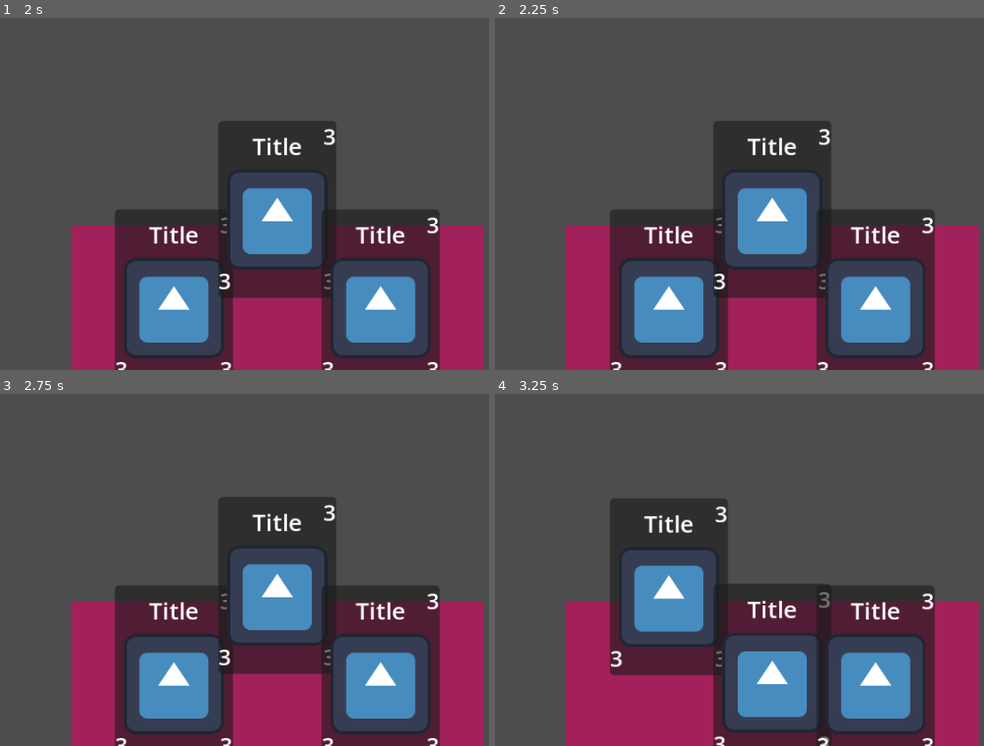
Above: before the commit, frames 1-4 (two rows, left to right).
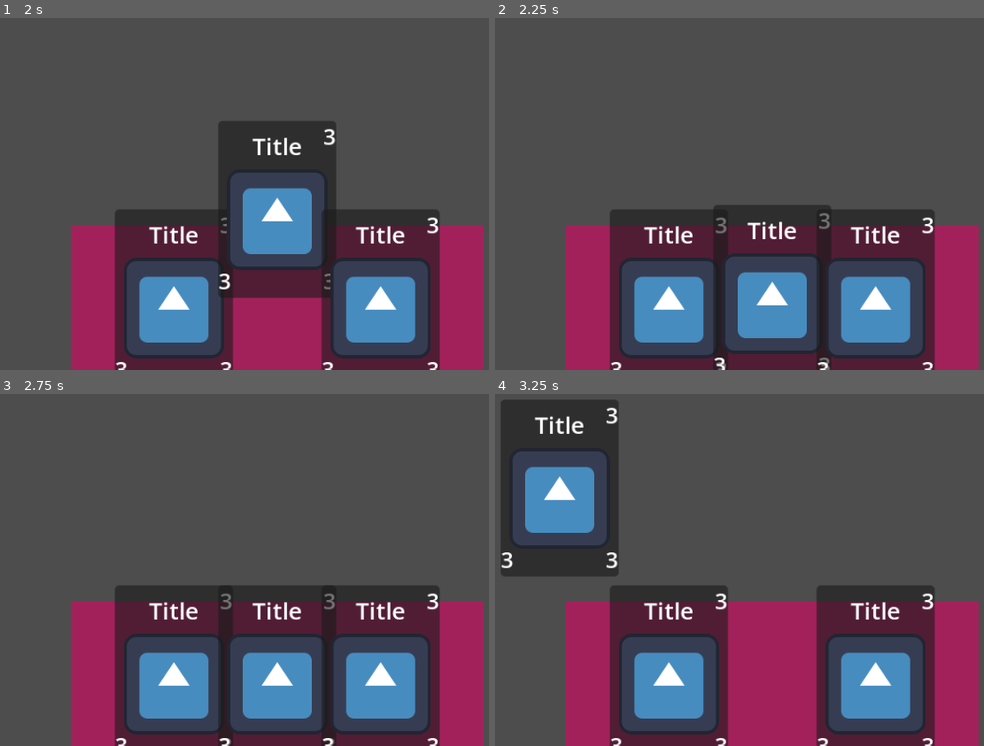
Above: after the commit, the same moments.

Repository: MrBSmith/TutoCardGame
Game: Godot game, scene res://Scenes/hand/Hand.tscn
Two runs of this game, one before a commit and one after it. Both use one fixed random seed, a clock stepped at 60 frames per second and the inputs below. The project has no main scene, so this scene is started directly. The engine's default icon, where the game draws it, is replaced by a stand-in: a white triangle on a blue panel in a dark square.
Inputs (mouse positions are in pixels of both pictures, inside the frame that each line leads up to):
- Up to frame 1 (2 s): move the mouse to (435, 151) at 0.52 s; click (435, 151) at 0.67 s; tap Enter at 1.25 s; drag from (136, 190) to (239, 250) at 1.27 s
- Up to frame 2 (2.25 s): move the mouse to (842, 84) at 2.02 s; click (842, 84) at 2.17 s
- Up to frame 3 (2.75 s): no input
- Up to frame 4 (3.25 s): tap Space at 2.75 s; drag from (734, 626) to (558, 489) at 2.77 s

Frame 1 is identical in both runs. In frame 2, 14% of the frame differs, in the area x 44-69%, y 29-100%; in frame 3, 14%; in frame 4, 33%, in the area x 1-69%, y 1-100%.

Commit message:
Drag & drop

Diff:
--- a/Scenes/card/card.gd
+++ b/Scenes/card/card.gd
@@ -1,20 +1,46 @@
 extends Control
 class_name Card
 
+enum STATE {
+	IN_HAND,
+	DRAG,
+	ON_BOARD,
+}
+
 @export_range(0.0, 200.0) var hovered_offset = 60.0
 @onready var pivot: Control = $Pivot
+@onready var panel : Panel = %Panel
+@export var state : STATE = STATE.IN_HAND
 
 var hovered := false
 
-
-func _process(delta: float) -> void:
-	var dest = -hovered_offset if hovered else 0.0
-	pivot.position.y = lerp(pivot.position.y, dest, 0.2)
+func _ready() -> void:
+	panel.mouse_entered.connect(mouse_entered.emit)
+	panel.mouse_exited.connect(mouse_exited.emit)
+	panel.gui_input.connect(_on_Panel_gui_input)
 
 
-func _on_panel_mouse_entered() -> void:
-	mouse_entered.emit()
+func _process(_delta: float) -> void:
+	match(state):
+		STATE.IN_HAND:
+			var dest = -hovered_offset if hovered else 0.0
+			pivot.position.y = lerp(pivot.position.y, dest, 0.2)
+		STATE.DRAG:
+			var mouse_pos = get_global_mouse_position()
+			pivot.position = Vector2.ZERO
+			global_position = mouse_pos
 
 
-func _on_panel_gui_input(event: InputEvent) -> void:
+func _on_Panel_gui_input(event: InputEvent) -> void:
+	if event is InputEventMouseButton and event.button_index == MOUSE_BUTTON_LEFT:
+		if event.is_pressed():
+			if state == STATE.IN_HAND:
+				state = STATE.DRAG
+		else:
+			if state == STATE.DRAG:
+				state = STATE.IN_HAND
+
+
+
+func _on_panel_gui_input(_event: InputEvent) -> void:
 	pass # Replace with function body.
--- a/Scenes/card/card.tscn
+++ b/Scenes/card/card.tscn
@@ -12,6 +12,7 @@
 anchors_preset = 0
 
 [node name="Panel" type="Panel" parent="Pivot"]
+unique_name_in_owner = true
 custom_minimum_size = Vector2(80, 120)
 layout_mode = 1
 anchors_preset = 8
@@ -99,4 +100,3 @@
 metadata/_edit_lock_ = true
 
 [connection signal="gui_input" from="Pivot/Panel" to="." method="_on_panel_gui_input"]
-[connection signal="mouse_entered" from="Pivot/Panel" to="." method="_on_panel_mouse_entered"]
--- a/Scenes/hand/hand.gd
+++ b/Scenes/hand/hand.gd
@@ -10,15 +10,18 @@
 		if value != hovered_card:
 			hovered_card = value
 			hovered_card_changed.emit()
-			print("Hovered card: %s" % value.name)
 
 
 func _ready() -> void:
 	hovered_card_changed.connect(_update_card_hover)
+	var hover_fn = func(card: Card): hovered_card = card
+	var unhover_fn = func(card: Card):
+		if hovered_card == card:
+			hovered_card = null
 
 	for card in cards_container.get_children():
-		var hover_fn = func(card: Card): hovered_card = card
 		card.mouse_entered.connect(hover_fn.bind(card))
+		card.mouse_exited.connect(unhover_fn.bind(card))
 
 
 func _process(_delta: float) -> void:
@@ -26,12 +29,15 @@
 
 	for i in range(cards.size()):
 		var card = cards[i]
+
+		if card.state != Card.STATE.IN_HAND:
+			continue
+
 		var offset = cards_container.size.x / (cards.size() + 1)
 		card.position.x = lerp(card.position.x, offset * (i + 1), 0.3)
 		card.position.y = cards_container.size.y / 2.0
 
 
 func _update_card_hover() -> void:
-	print("update hovered")
 	for card in cards_container.get_children():
 		card.hovered = card == hovered_card
